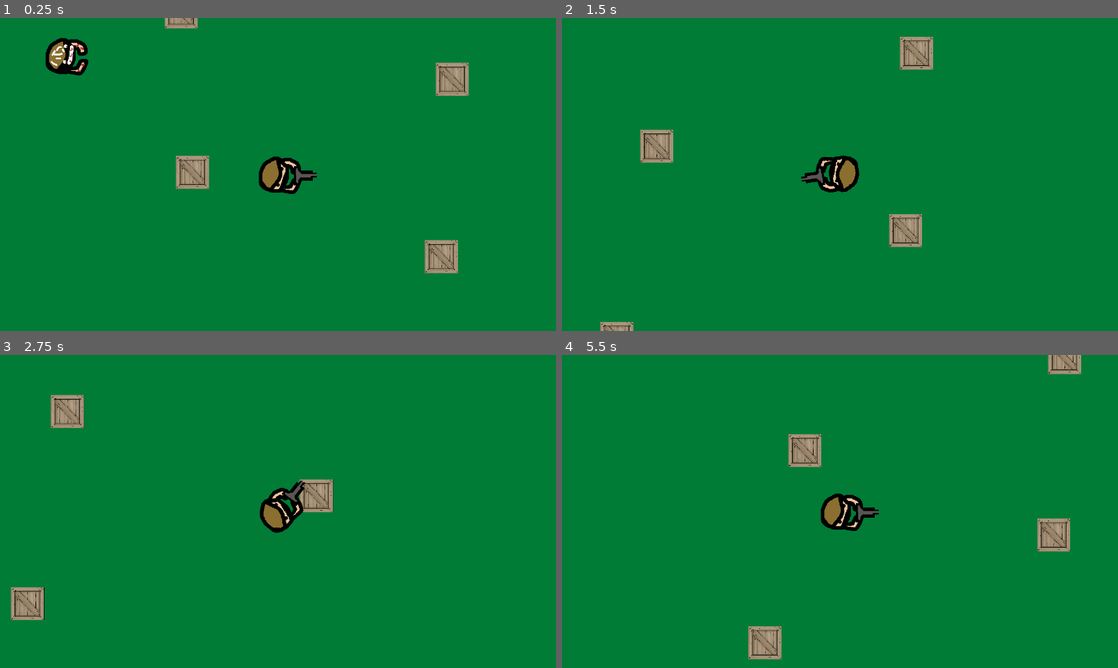
Above: before the commit, frames 1-4 (two rows, left to right).
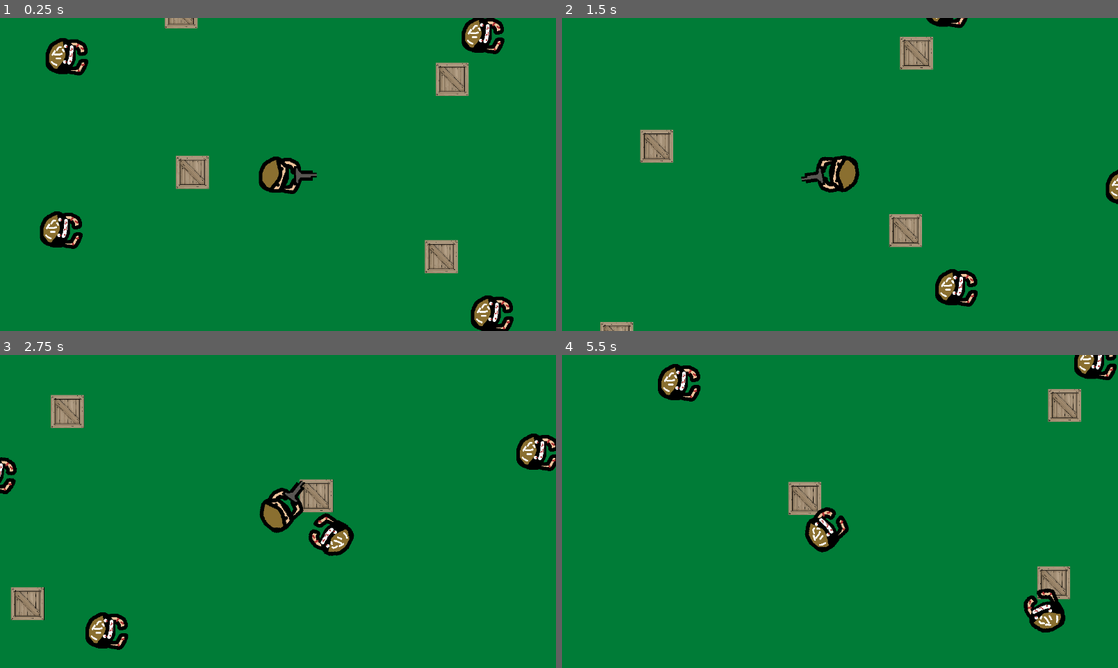
Above: after the commit, the same moments.

Repository: FlipSniper/BATTLEGROUNDS
Game: Godot game, scene res://scenes/world.tscn
Two runs of this game, one before a commit and one after it. Both use one fixed random seed, a clock stepped at 60 frames per second and the inputs below.
Inputs (mouse positions are in pixels of both pictures, inside the frame that each line leads up to):
- Up to frame 1 (0.25 s): no input
- Up to frame 2 (1.5 s): tap Enter at 0.5 s; move the mouse to (962, 158) at 0.52 s; hold D (move_right) 0.53-1.28 s; click (962, 158) at 0.6 s; move the mouse to (728, 190) at 1.27 s; hold S (move_down) from 1.28 s (still down); click (728, 190) at 1.35 s
- Up to frame 3 (2.75 s): move the mouse to (333, 442) at 2.02 s; release S (move_down) at 2.03 s; hold D (move_right) from 2.03 s (still down); click (333, 442) at 2.1 s
- Up to frame 4 (5.5 s): move the mouse to (812, 574) at 2.77 s; release D (move_right) at 2.78 s; hold W (move_up) 2.78-3.53 s; click (812, 574) at 2.85 s; move the mouse to (1006, 558) at 3.52 s; hold A (move_left) 3.53-5.03 s; click (1006, 558) at 3.6 s; move the mouse to (673, 464) at 4.27 s; click (673, 464) at 4.35 s; move the mouse to (867, 511) at 5.02 s; hold S (move_down) from 5.03 s (still down); click (867, 511) at 5.1 s

The runs differ from the first frame. In frame 1, 2.2% of the frame differs, in the area x 7-93%, y 0-100%; in frame 2, 1.1%; in frame 3, 2.4%; in frame 4, 7.2%, in the area x 17-100%, y 0-98%.

Commit message:
More Enemies

Diff:
--- a/battlegorunds/scenes/world.tscn
+++ b/battlegorunds/scenes/world.tscn
@@ -37,4 +37,25 @@
 
 [node name="Enemy" parent="." instance=ExtResource("3_4wyf3")]
 
+[node name="Enemy2" parent="." instance=ExtResource("3_4wyf3")]
+position = Vector2(-422, 79)
+
+[node name="Enemy3" parent="." instance=ExtResource("3_4wyf3")]
+position = Vector2(-13, 399)
+
+[node name="Enemy4" parent="." instance=ExtResource("3_4wyf3")]
+position = Vector2(380, 771)
+
+[node name="Enemy5" parent="." instance=ExtResource("3_4wyf3")]
+position = Vector2(979, 592)
+
+[node name="Enemy6" parent="." instance=ExtResource("3_4wyf3")]
+position = Vector2(958, -49)
+
+[node name="Enemy7" parent="." instance=ExtResource("3_4wyf3")]
+position = Vector2(1372, 360)
+
+[node name="Enemy8" parent="." instance=ExtResource("3_4wyf3")]
+position = Vector2(388, -302)
+
 [node name="MainCamera" type="Camera2D" parent="."]
